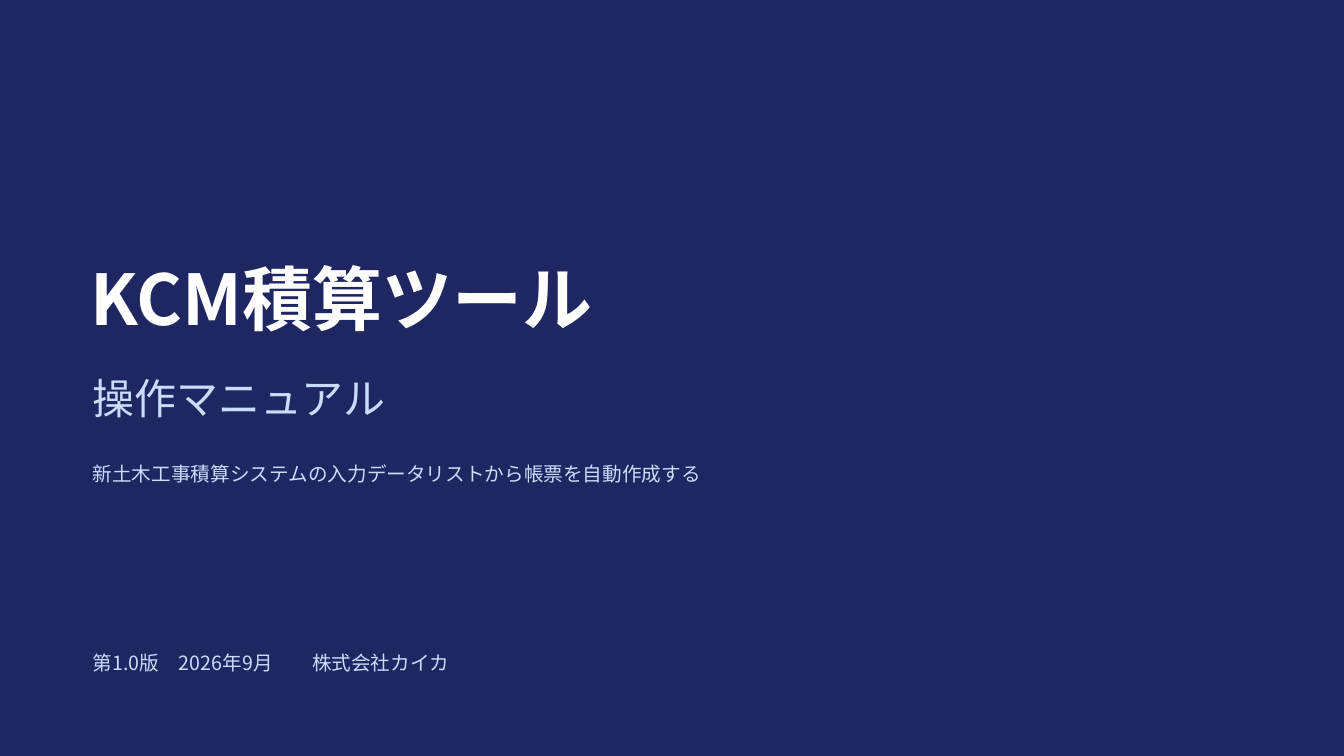
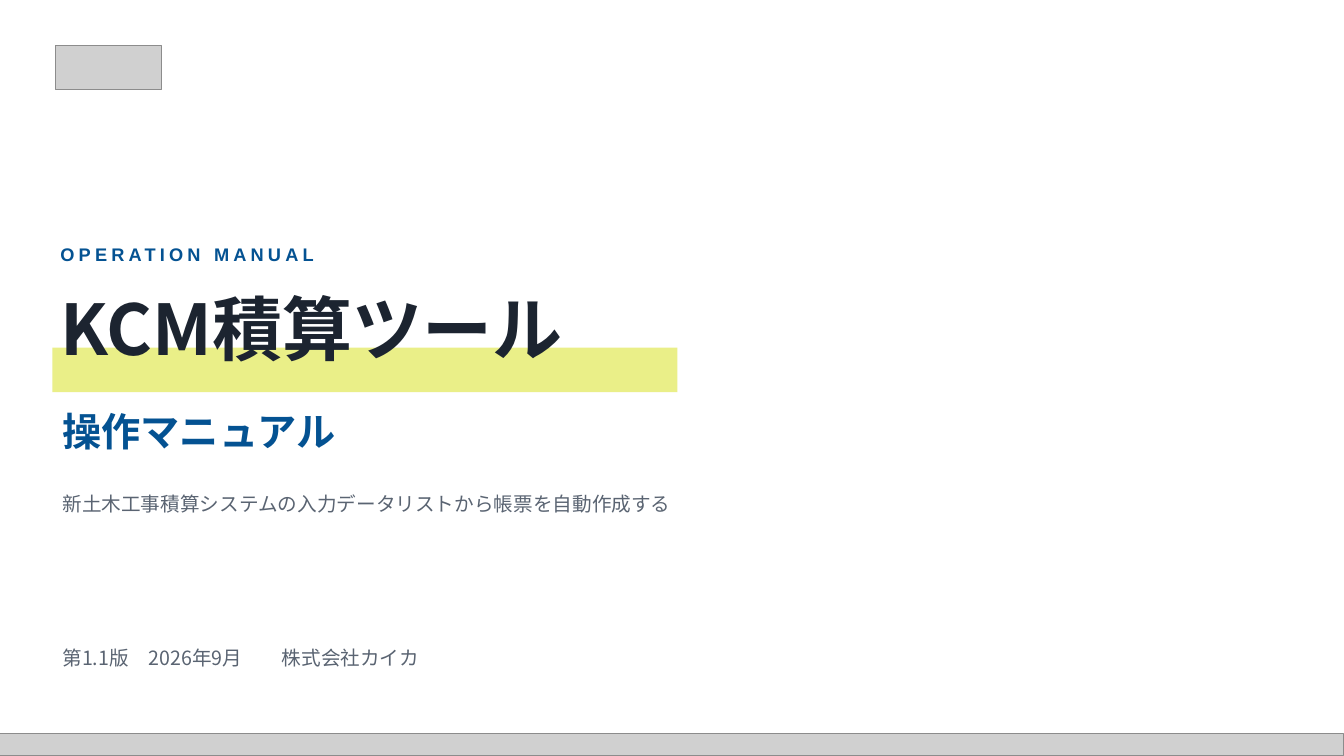
Before and after one commit to caica-inc/takashima-yuto-site, a slide deck: slide 1 of sekisan/docs/KCM積算ツール_操作マニュアル.pptx. Drawn at 1344x756 pixels with LibreOffice and Linux fonts; fonts in the diff are those of the drawing; grey boxes stand for pictures. Boxes give left, top, right and bottom in pixels: in the first picture for what was removed or moved away, otherwise in the second. Text is boxed around its words. In the diff, an @@ line names an element or a change of style, - is before the commit and + after.

```diff
--- a/sekisan/docs/KCM積算ツール_操作マニュアル.pptx
+++ b/sekisan/docs/KCM積算ツール_操作マニュアル.pptx
@@ background #1E2761 to #FFFFFF @@
@@ picture added at (x1=55, y1=45, x2=161, y2=90) @@
@@ text added at (x1=60, y1=237, x2=1270, y2=272), 13 pt, text #045292, bold @@
+OPERATION MANUAL
@@ text "KCM積算ツール" moved from (x1=91, y1=265, x2=593, y2=332) to (x1=60, y1=284, x2=562, y2=362) @@
@@ text "KCM積算ツール" at (x1=60, y1=284, x2=562, y2=362): text colour #FFFFFF to #1C2430 @@
@@ rectangle added at (x1=52, y1=348, x2=678, y2=392), fill #E3EA61 at 75% opacity @@
@@ text "操作マニュアル" moved from (x1=93, y1=378, x2=386, y2=418) to (x1=62, y1=412, x2=335, y2=450) @@
@@ text "操作マニュアル" at (x1=62, y1=412, x2=335, y2=450): size 30 to 28 pt, text colour #CADCFC to #045292, bold on @@
@@ text "新土木工事積算システムの入力データリストから帳票を自動作成する" moved from (x1=93, y1=464, x2=701, y2=483) to (x1=62, y1=494, x2=670, y2=513) @@
@@ text "新土木工事積算システムの入力データリストから帳票を自動作成する" at (x1=62, y1=494, x2=670, y2=513): text colour #CADCFC to #5A6472 @@
@@ text at (x1=62, y1=648, x2=419, y2=667): text changed; text colour #CADCFC to #5A6472 @@
-第1.0版 2026年9月 株式会社カイカ
+第1.1版 2026年9月 株式会社カイカ
@@ picture added at (x1=0, y1=734, x2=1344, y2=756) @@
```
Also in this commit, not shown: 8 other slides changed, 5 other files.
